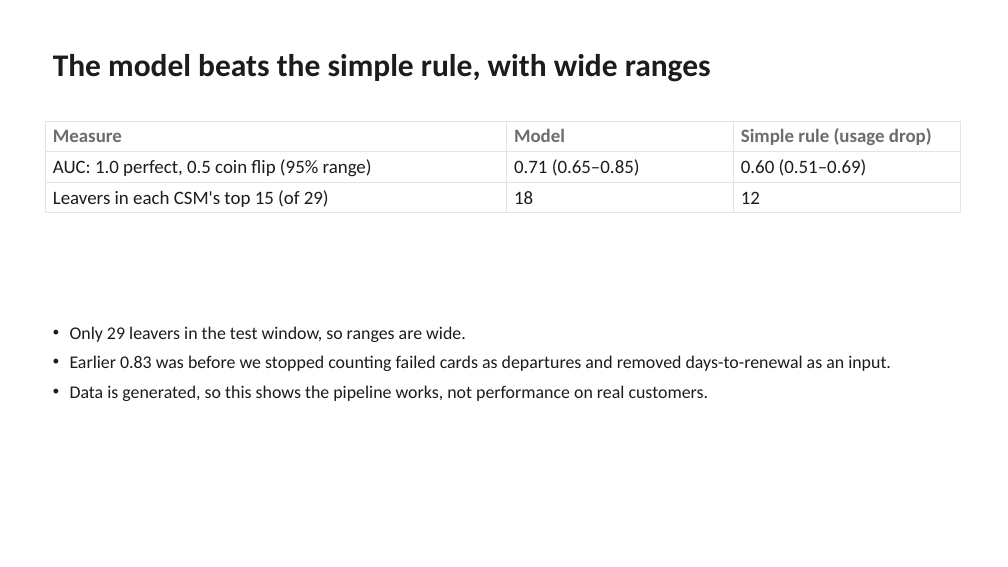
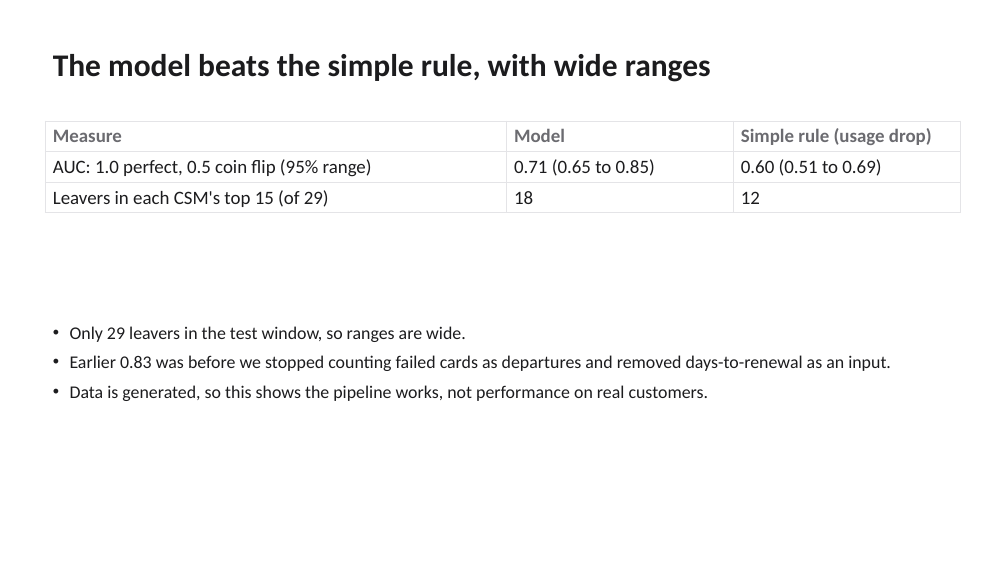
Before and after one commit to udhayakumaran/fello-renewal-risk, a slide deck: slide 7 of docs/renewal-risk-deck.pptx. Drawn at 1008x567 pixels with LibreOffice and Linux fonts; fonts in the diff are those of the drawing. Boxes give left, top, right and bottom in pixels: in the first picture for what was removed or moved away, otherwise in the second. Text is boxed around its words. In the diff, an @@ line names an element or a change of style, - is before the commit and + after.

```diff
--- a/docs/renewal-risk-deck.pptx
+++ b/docs/renewal-risk-deck.pptx
@@ table at [45,121,960,211] @@
-row 2, column 2: 0.71 (0.65–0.85)
+row 2, column 2: 0.71 (0.65 to 0.85)
-row 2, column 3: 0.60 (0.51–0.69)
+row 2, column 3: 0.60 (0.51 to 0.69)
```
Also in this commit, not shown: 4 other slides changed, 1 other file.
